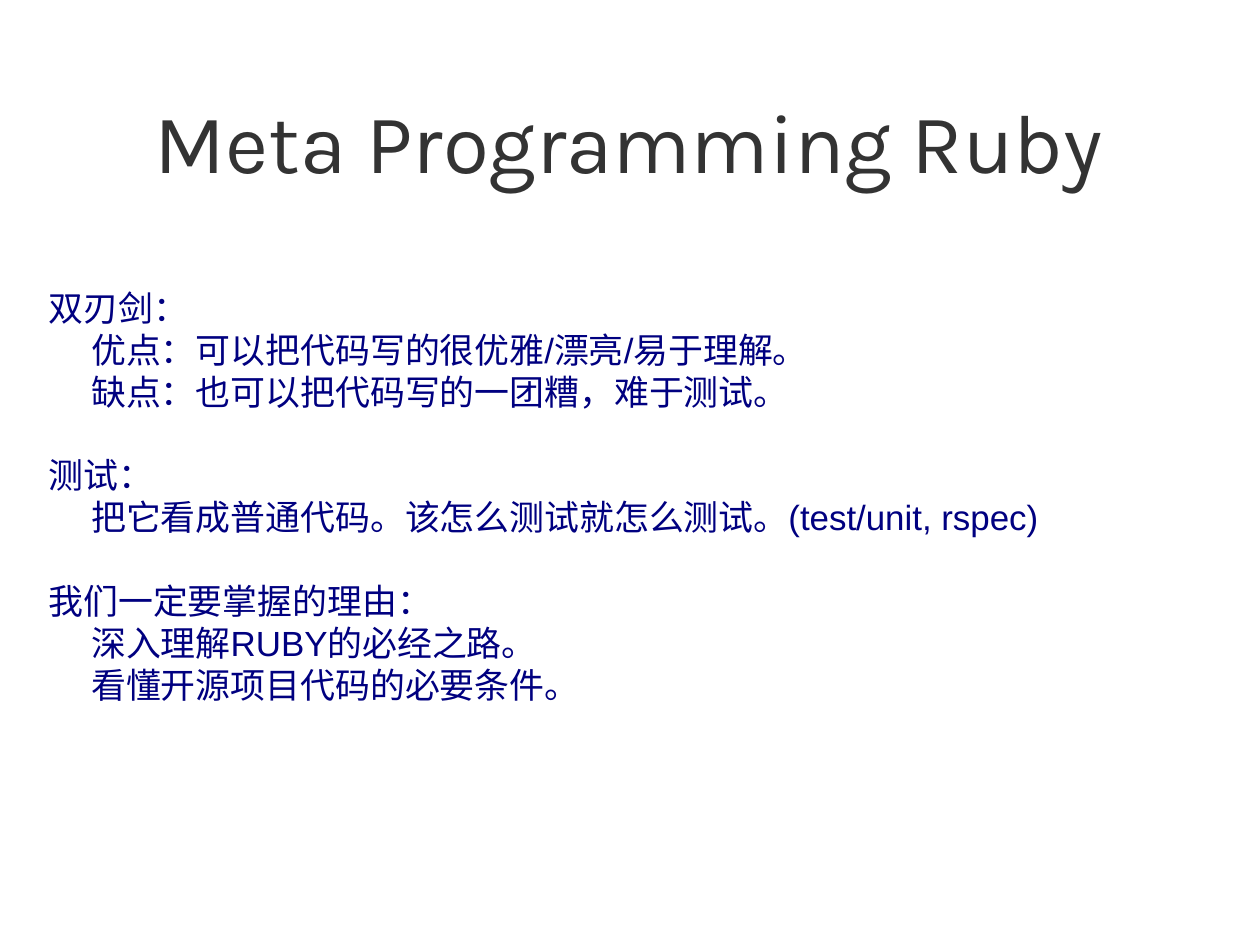
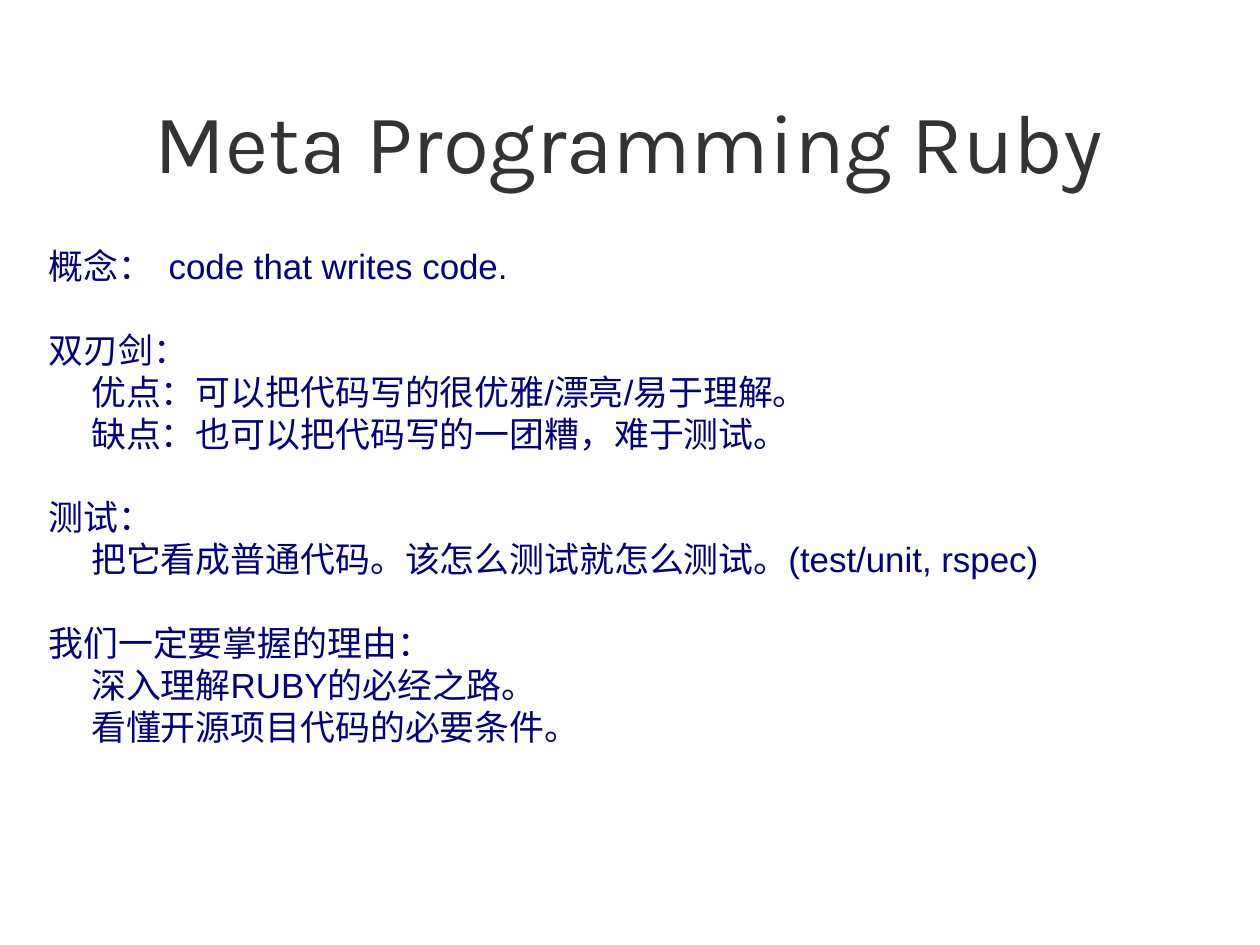
Before and after one commit to sg552/meta_ruby, a slide deck: slide 1 of meta_programming_ruby.odp (slide 2 before the commit). Drawn at 1260x945 pixels with LibreOffice and Linux fonts; fonts in the diff are those of the drawing; background and template pictures are left out. Boxes give left, top, right and bottom in pixels: in the first picture for what was removed or moved away, otherwise in the second. Text is boxed around its words. In the diff, an @@ line names an element or a change of style, - is before the commit and + after.

```diff
--- a/meta_programming_ruby.odp
+++ b/meta_programming_ruby.odp
@@ subtitle at (48, 249, 507, 282): paragraph added @@
+概念： code that writes code.
```
Also in this commit, not shown: 8 other slides changed, 12 slides added, 3 slides removed, 2 other files.
